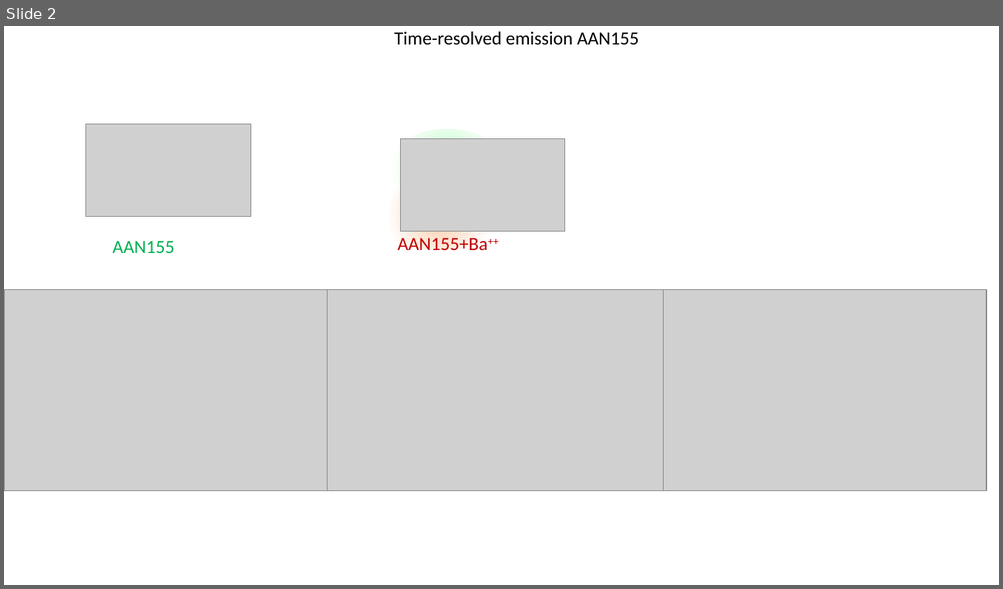
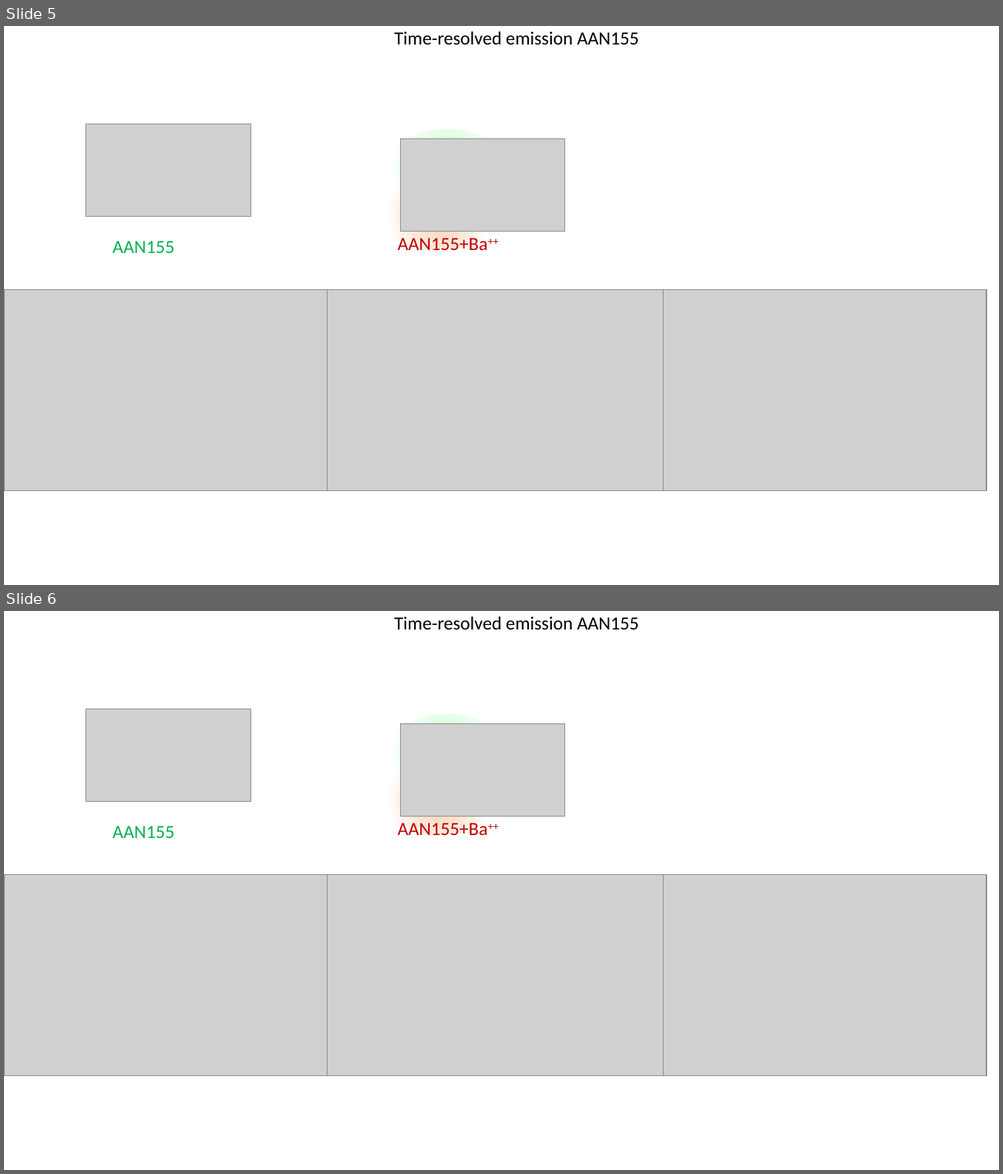
Before and after one commit to jjgomezcadenas/laserlab, a slide deck: docs/ANN155_AAN160 lifetimes.pptx. Shown one above the other, each under a label of ours: slide 2 before the commit, slides 5 and 6 after it. The pictures are 1003x589 and 1003x1174 pixels, drawn with LibreOffice and Linux fonts; fonts in the diff are those of the drawing; grey boxes stand for pictures. Boxes give left, top, right and bottom in pixels: in the first picture for what was removed or moved away, otherwise in the second. Text is boxed around its words. In the diff, an @@ line names an element or a change of style, - is before the commit and + after.

```diff
--- a/docs/ANN155_AAN160 lifetimes.pptx
+++ b/docs/ANN155_AAN160 lifetimes.pptx
@@ slide 6 added at <box>4,611,999,1170</box>, background #FFFFFF @@
@@ text added at <box>394,616,639,630</box>, 18 pt, text #000000 @@
+Time-resolved emission AAN155
@@ ellipse added at <box>85,713,209,795</box>, fill gradient #29F73D to #D2FDD6 to #FFFFFF @@
@@ picture added at <box>86,709,252,802</box> @@
@@ ellipse added at <box>385,714,509,796</box>, fill gradient #29F73D to #D2FDD6 to #FFFFFF @@
@@ picture added at <box>400,724,565,817</box> @@
@@ ellipse added at <box>367,764,512,834</box>, fill gradient #FFAF79 to #FFD5B9 to #FFFFFF @@
@@ text added at <box>113,826,175,838</box>, 18 pt, text #00B050 @@
+AAN155
@@ text added at <box>398,823,488,835</box>, 18 pt, text #C00000 @@
+AAN155+Ba++
@@ picture added at <box>4,874,340,1076</box> @@
@@ picture added at <box>327,874,663,1076</box> @@
@@ picture added at <box>651,874,987,1076</box> @@
@@ what was slide 2 is now slide 5 @@
```
Also in this commit, not shown: 3 other slides added, 47 other files.
